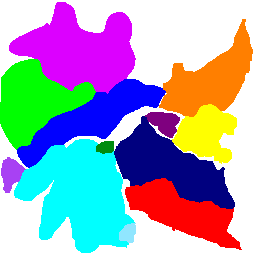
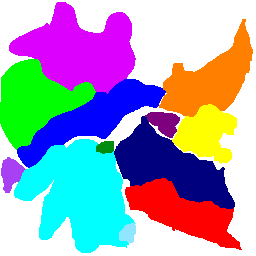
Layer changes from the first (256, 256) image to the second:
painted on "zones" over [163, 75, 172, 83]
